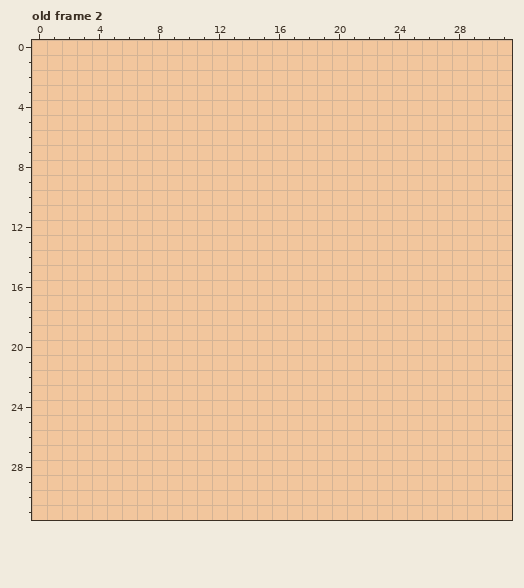
Edited in one commit: pixel-art file (Artwork/Terrain.aseprite). Above: the version before the commit.
32x32 pixels, 4 frames. Colours within 5 levels of each other are drawn and written as one. Shown: old frame 2. The commit also changed other frames, which this record leaves out.
The result:
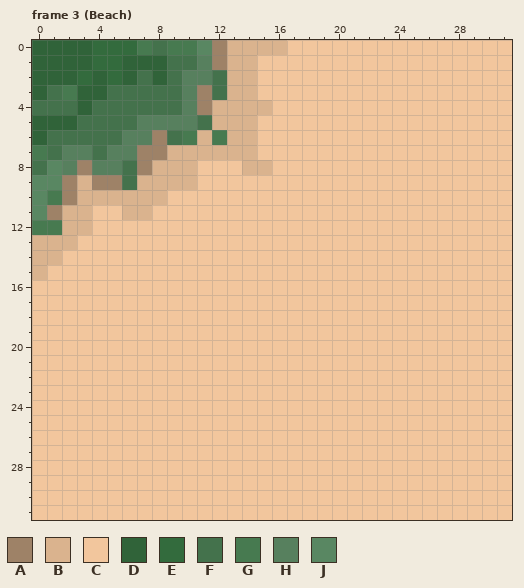
Palette (. is transparent): A #9e8267  B #dab38e  C #f2c69d  D #306339  E #336b3d  F #44724c  G #477a50  H #57805e  J #598762
A new or re-ordered frame is compared with the old frame closest to it.
What changed:
frames 4 -> 10
layer "Base" added
layer "Shadow" added
layer "Edge" added
layer "Highlight" added
layer "Layer 1" removed
Changed rows in their new state; - is an unchanged pixel.
Frame 3 (Beach) is new; against old frame 2, layers "Highlight", "Edge", "Shadow":
first column x 0:
 0 DDDDEEEGFGGJABBBB
 1 DDDDEEDDDFFHABB--
 2 DDDEDEDFDFHHFBB--
 3 DFGDDFFFFFHAFBB--
 4 FFFDFFFFFFHABBBB-
 5 DDDFFFFHHHHFBBB--
 6 DFFFFFHHAFGBGBB--
 7 GFHHFHHAABBBBBB--
 8 FJHAHHFABBB---BB-
 9 JJABAAFBBBB------
10 JGABBBBBB--------
11 JABB--BB---------
12 GGBB-------------
13 BBB--------------
14 BB---------------
15 B----------------
Pixel boxes of the changes (left, top, right, bottom) in both pictures:
changed: (32, 40, 287, 280)
